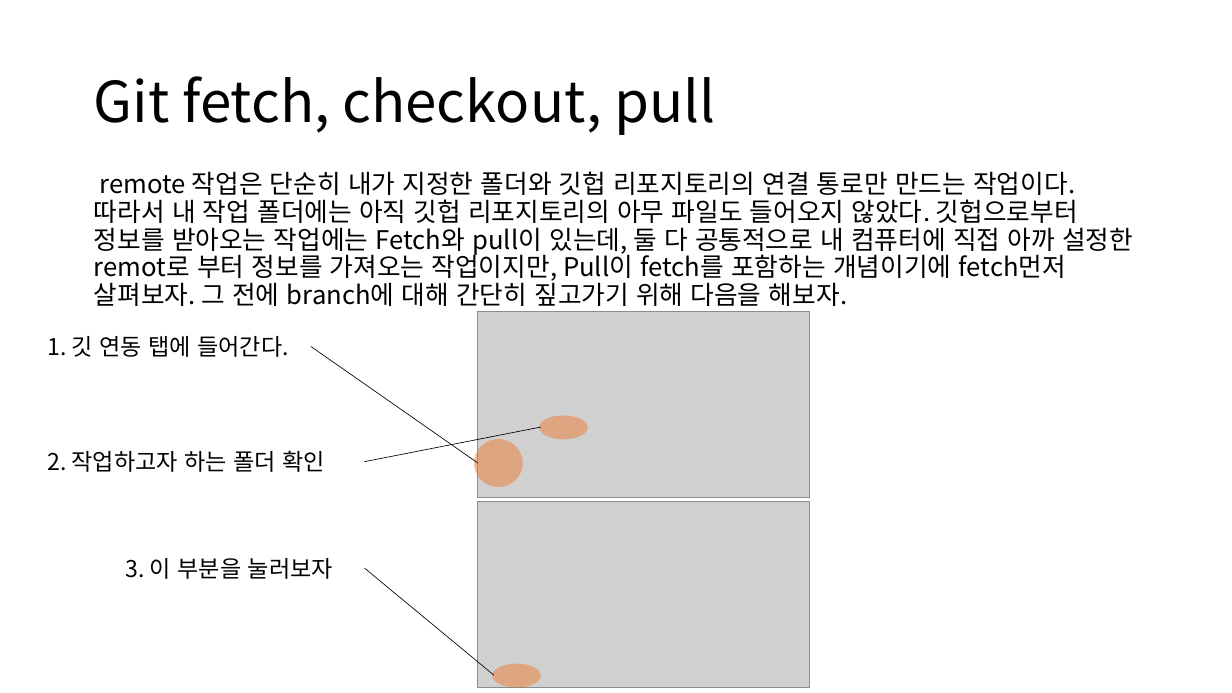
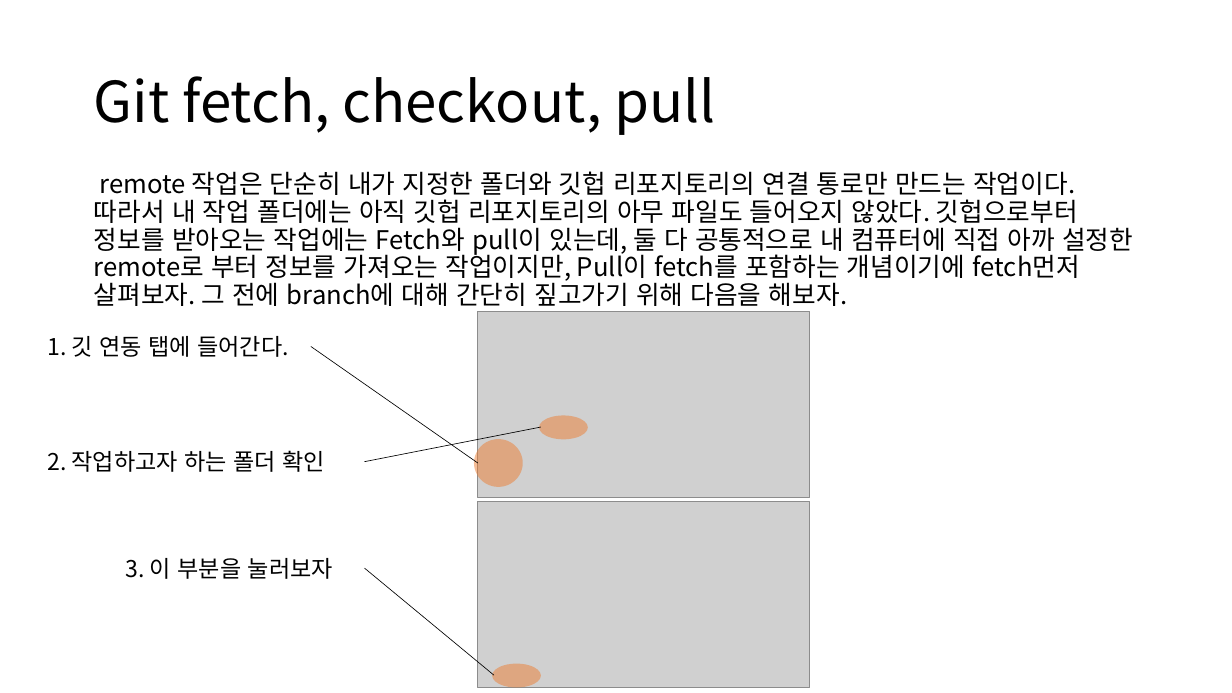
Before and after one commit to Likelion-Algorithm/AlgoStudy, a slide deck: slide 11 of 깃 사용법 정리.pptx. Drawn at 1232x693 pixels with LibreOffice and Linux fonts; fonts in the diff are those of the drawing; grey boxes stand for pictures. Boxes give left, top, right and bottom in pixels: in the first picture for what was removed or moved away, otherwise in the second. Text is boxed around its words. In the diff, an @@ line names an element or a change of style, - is before the commit and + after.

```diff
--- a/깃 사용법 정리.pptx
+++ b/깃 사용법 정리.pptx
@@ text at bbox=[94, 171, 1133, 306]: text changed @@
-remote 작업은 단순히 내가 지정한 폴더와 깃헙 리포지토리의 연결 통로만 만드는 작업이다. 따라서 내 작업 폴더에는 아직 깃헙 리포지토리의 아무 파일도 들어오지 않았다. 깃헙으로부터 정보를 받아오는 작업에는 Fetch와 pull이 있는데, 둘 다 공통적으로 내 컴퓨터에 직접 아까 설정한 remot로 부터 정보를 가져오는 작업이지만, Pull이 fetch를 포함하는 개념이기에 fetch먼저 살펴보자. 그 전에 branch에 대해 간단히 짚고가기 위해 다음을 해보자.
+remote 작업은 단순히 내가 지정한 폴더와 깃헙 리포지토리의 연결 통로만 만드는 작업이다. 따라서 내 작업 폴더에는 아직 깃헙 리포지토리의 아무 파일도 들어오지 않았다. 깃헙으로부터 정보를 받아오는 작업에는 Fetch와 pull이 있는데, 둘 다 공통적으로 내 컴퓨터에 직접 아까 설정한 remote로 부터 정보를 가져오는 작업이지만, Pull이 fetch를 포함하는 개념이기에 fetch먼저 살펴보자. 그 전에 branch에 대해 간단히 짚고가기 위해 다음을 해보자.
```
Also in this commit, not shown: 11 other slides changed.
